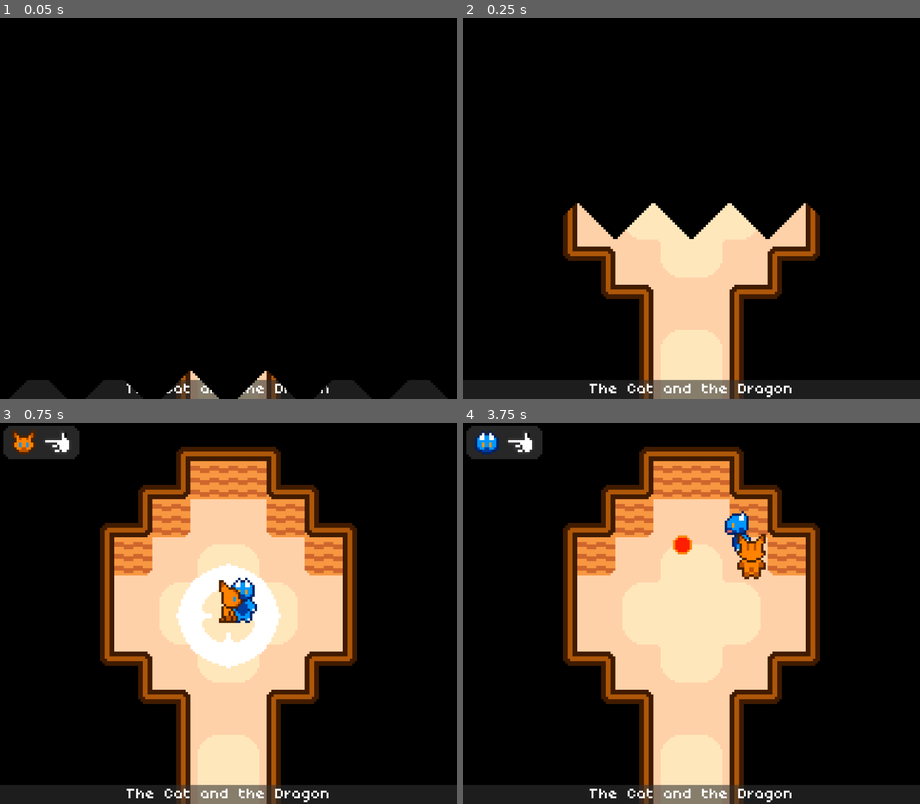
Above: before the commit, frames 1-4 (two rows, left to right).
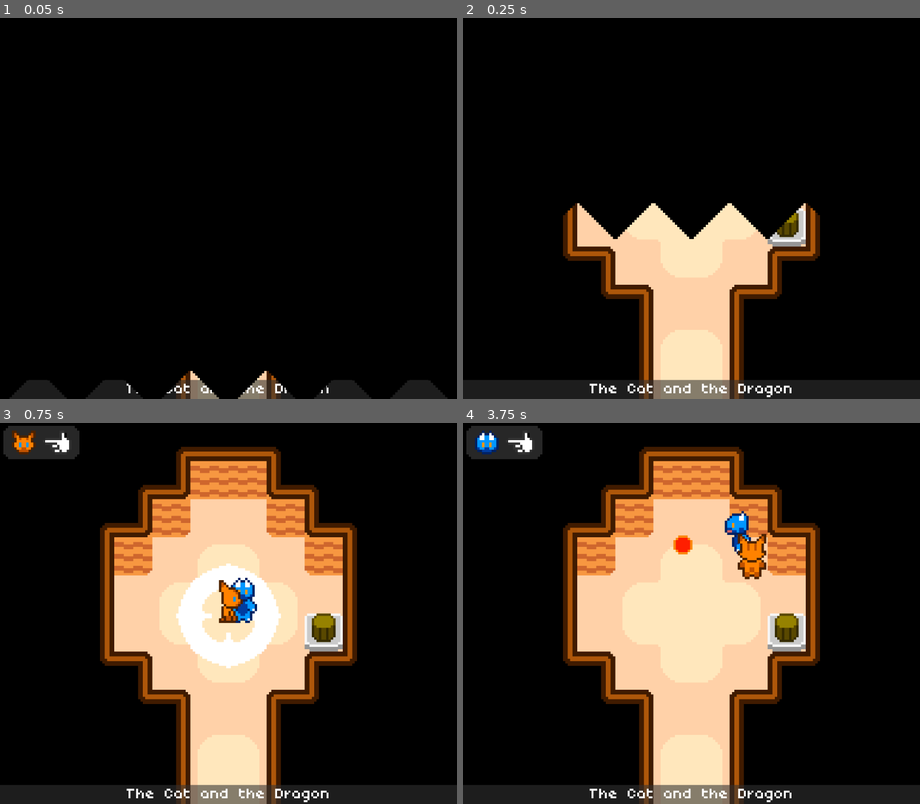
Above: after the commit, the same moments.

Repository: Team-Bunglon/katgon-dungeon
Game: Godot game, scene res://rooms/main_dungeon.tscn
The game is run twice, just before and just after one commit, with the same random seed, the same clock (stepped at 60 frames per second) and the same inputs. This scene is started directly instead of the project's main scene.
Inputs:
- Up to frame 1 (0.05 s): no input
- Up to frame 2 (0.25 s): no input
- Up to frame 3 (0.75 s): hold Right (move_right) from 0.53 s (still down); tap X (action_alt) at 0.6 s
- Up to frame 4 (3.75 s): release Right (move_right) at 1.28 s; hold Down (move_down) 1.28-2.03 s; tap one key every 0.75 s from 1.35 s: Z (action_main) V (follow_mode) C (swap_character) X (action_alt); hold Right (move_right) 2.03-2.78 s; hold Up (move_up) 2.78-3.53 s; hold Left (move_left) from 3.53 s (still down)

Frame 1 is identical in both runs. In frame 2, 0.5% of the frame differs, in the area x 66-75%, y 49-60%; in frame 3, 0.8%; in frame 4, 1.0%, in the area x 45-75%, y 29-60%.

Commit message:
ButtonSound

Diff:
--- a/objects/ash.gd
+++ /dev/null
@@ -1,5 +0,0 @@
-extends Destructible
-
-func _on_animation_tree_animation_finished(anim_name:StringName):
-	if anim_name == "destroyed":
-		queue_free()
--- a/objects/boulder.gd
+++ /dev/null
@@ -1,5 +0,0 @@
-extends Destructible
-
-func _on_animation_tree_animation_finished(anim_name:StringName):
-	if anim_name == "destroyed":
-		queue_free()
--- a/objects/button.gd
+++ b/objects/button.gd
@@ -4,12 +4,17 @@
 ## The name MUST include #num at the end and it has to be unique for the whole project.
 class_name ButtonTile
 
-@export var target_name: Array[String]
+@export var target_name: Array[String]	## The name of the target [SpikeTile] objects this button should interact with when being hit.
+@export var torch_sound: bool = false	## Play "ButtonTorch" instead of "ButtonOn" as defined in [SoundVar]
 @onready var number = get_number()
 @onready var target_node: Array[SpikeTile]
 @onready var has_pressed: bool = false
 
+var sound: String = "ButtonOn"
+
 func _ready():
+	if torch_sound:
+		sound = "ButtonTorch"
 	for n in target_name:
 		target_node.append(get_tree().get_root().find_child(n, true, false))
 	RoomVar.button_states[number] = false
@@ -17,7 +22,7 @@
 func hit():
 	$Sprite2D.frame = 1
 	if not has_pressed:
-		$ButtonOnSound.play()
+		Sound.play(sound)
 		has_pressed = true
 	RoomVar.button_states[number] = true
 	for n in target_node:
@@ -27,4 +32,4 @@
 	if "#" in name:
 		return int(name.get_slice("#",1))
 	else:
-		assert(false, "You forgot to put #int after a button name.")
+		return name.to_int()
--- a/objects/button.tscn
+++ b/objects/button.tscn
@@ -1,8 +1,7 @@
-[gd_scene load_steps=5 format=3 uid="uid://dnh8j7mw0tcny"]
+[gd_scene load_steps=4 format=3 uid="uid://dnh8j7mw0tcny"]
 
 [ext_resource type="Script" path="res://objects/button.gd" id="1_jqnhw"]
 [ext_resource type="Texture2D" uid="uid://c44tye25lg6a7" path="res://assets/sprites/button_red.png" id="2_wwbec"]
-[ext_resource type="AudioStream" uid="uid://bhif4esmslnxb" path="res://assets/audio/button_on.wav" id="3_53ipt"]
 
 [sub_resource type="RectangleShape2D" id="RectangleShape2D_yvgp7"]
 size = Vector2(16, 16)
@@ -19,6 +18,3 @@
 
 [node name="CollisionShape2D" type="CollisionShape2D" parent="."]
 shape = SubResource("RectangleShape2D_yvgp7")
-
-[node name="ButtonOnSound" type="AudioStreamPlayer" parent="."]
-stream = ExtResource("3_53ipt")
--- a/objects/button_fire.gd
+++ /dev/null
@@ -1 +0,0 @@
-extends ButtonTile
--- a/objects/button_hard.tscn
+++ b/objects/button_hard.tscn
@@ -1,8 +1,7 @@
-[gd_scene load_steps=5 format=3 uid="uid://diovs288wpi6g"]
+[gd_scene load_steps=4 format=3 uid="uid://diovs288wpi6g"]
 
 [ext_resource type="Script" path="res://objects/button.gd" id="1_lyyrr"]
 [ext_resource type="Texture2D" uid="uid://b20h7lprwueq1" path="res://assets/sprites/button_grey.png" id="2_mhyqo"]
-[ext_resource type="AudioStream" uid="uid://bhif4esmslnxb" path="res://assets/audio/button_on.wav" id="3_532en"]
 
 [sub_resource type="RectangleShape2D" id="RectangleShape2D_yvgp7"]
 size = Vector2(16, 16)
@@ -19,6 +18,3 @@
 
 [node name="CollisionShape2D" type="CollisionShape2D" parent="."]
 shape = SubResource("RectangleShape2D_yvgp7")
-
-[node name="ButtonOnSound" type="AudioStreamPlayer" parent="."]
-stream = ExtResource("3_532en")
--- a/objects/button_toggle.gd
+++ b/objects/button_toggle.gd
@@ -3,6 +3,8 @@
 
 ## Set button to active at the start
 @export var is_active: bool
+
+var sound_off: String = "ButtonOff"
 
 func _ready():
 	for n in target_name:
@@ -11,12 +13,10 @@
 	$Sprite2D.frame = 1 if is_active else 0
 
 func hit():
+	var sound_current := sound if not is_active else sound_off
 	is_active = not is_active
 	$Sprite2D.frame = 1 if is_active else 0
+	Sound.play(sound_current)
 	RoomVar.button_states[number] = is_active
-	if is_active:
-		$ButtonOnSound.play()
-	else:
-		$ButtonOffSound.play()
 	for n in target_node:
 		n.detect_button_presses()
--- a/objects/button_toggle.tscn
+++ b/objects/button_toggle.tscn
@@ -1,9 +1,7 @@
-[gd_scene load_steps=6 format=3 uid="uid://bk6b04e53a0k3"]
+[gd_scene load_steps=4 format=3 uid="uid://bk6b04e53a0k3"]
 
 [ext_resource type="Script" path="res://objects/button_toggle.gd" id="1_84rnv"]
 [ext_resource type="Texture2D" uid="uid://i4jn22gnmjty" path="res://assets/sprites/button_yellow.png" id="2_8rgoe"]
-[ext_resource type="AudioStream" uid="uid://bhif4esmslnxb" path="res://assets/audio/button_on.wav" id="3_dc276"]
-[ext_resource type="AudioStream" uid="uid://bnnfqqbypoi6" path="res://assets/audio/button_off.wav" id="4_8hdiu"]
 
 [sub_resource type="RectangleShape2D" id="RectangleShape2D_yvgp7"]
 size = Vector2(16, 16)
@@ -20,9 +18,3 @@
 
 [node name="CollisionShape2D" type="CollisionShape2D" parent="."]
 shape = SubResource("RectangleShape2D_yvgp7")
-
-[node name="ButtonOnSound" type="AudioStreamPlayer2D" parent="."]
-stream = ExtResource("3_dc276")
-
-[node name="ButtonOffSound" type="AudioStreamPlayer2D" parent="."]
-stream = ExtResource("4_8hdiu")
--- a/objects/button_fire.tscn
+++ b/objects/button_torch.tscn
@@ -1,8 +1,7 @@
-[gd_scene load_steps=14 format=3 uid="uid://4ftym1c5le2g"]
+[gd_scene load_steps=13 format=3 uid="uid://4ftym1c5le2g"]
 
-[ext_resource type="Script" path="res://objects/button_fire.gd" id="1_t3nsa"]
-[ext_resource type="Texture2D" uid="uid://bro0pjokb7aw0" path="res://assets/sprites/button_fire.png" id="2_g2h62"]
-[ext_resource type="AudioStream" uid="uid://dfrldffwgfwrh" path="res://assets/audio/button_fire.wav" id="3_tyv63"]
+[ext_resource type="Script" path="res://objects/button.gd" id="1_ife2m"]
+[ext_resource type="Texture2D" uid="uid://bro0pjokb7aw0" path="res://assets/sprites/button_fire.png" id="2_ttslv"]
 
 [sub_resource type="RectangleShape2D" id="RectangleShape2D_yvgp7"]
 size = Vector2(16, 16)
@@ -85,10 +84,11 @@
 y_sort_enabled = true
 collision_layer = 7
 collision_mask = 7
-script = ExtResource("1_t3nsa")
+script = ExtResource("1_ife2m")
+torch_sound = true
 
 [node name="Sprite2D" type="Sprite2D" parent="."]
-texture = ExtResource("2_g2h62")
+texture = ExtResource("2_ttslv")
 hframes = 2
 
 [node name="CollisionShape2D" type="CollisionShape2D" parent="."]
@@ -102,7 +102,3 @@
 [node name="AnimationTree" type="AnimationTree" parent="."]
 tree_root = SubResource("AnimationNodeStateMachine_xs3c7")
 anim_player = NodePath("../AnimationPlayer")
-
-[node name="ButtonOnSound" type="AudioStreamPlayer" parent="."]
-stream = ExtResource("3_tyv63")
-pitch_scale = 0.9
--- a/objects/destructible.gd
+++ b/objects/destructible.gd
@@ -5,13 +5,11 @@
 
 @export var boulder_sound: bool = false ## Play "DestoryBoulder" instead of "DestroyTwig" as defined in [SoundVar]
 @onready var state = $AnimationTree.get("parameters/playback")
-var sound: String = ""
+
+var sound: String = "DestroyTwig"
 
 func _ready():
-	if boulder_sound:
-		sound = "DestroyBoulder"
-	else:
-		sound = "DestroyTwig"
+	if boulder_sound: sound = "DestroyBoulder"
 
 func hit():
 	Sound.play(sound)
--- a/objects/twig.gd
+++ /dev/null
@@ -1,5 +0,0 @@
-extends Destructible
-
-func _on_animation_tree_animation_finished(anim_name:StringName):
-	if anim_name == "destroyed":
-		queue_free()
--- a/rooms/room0.tscn
+++ b/rooms/room0.tscn
@@ -4,7 +4,7 @@
 [ext_resource type="TileSet" uid="uid://vusutmqak5xg" path="res://rooms/dungeon_tileset.tres" id="1_cd0ik"]
 [ext_resource type="TileSet" uid="uid://bi56mq2i4t73y" path="res://rooms/dungeon_path.tres" id="2_p4gb7"]
 [ext_resource type="PackedScene" uid="uid://c8reqbfdrj4vu" path="res://objects/cherry.tscn" id="4_dkw6r"]
-[ext_resource type="PackedScene" uid="uid://4ftym1c5le2g" path="res://objects/button_fire.tscn" id="4_ruwb1"]
+[ext_resource type="PackedScene" uid="uid://4ftym1c5le2g" path="res://objects/button_torch.tscn" id="4_ruwb1"]
 [ext_resource type="PackedScene" uid="uid://c2hguu1bp1b0y" path="res://objects/spike.tscn" id="5_aeo56"]
 [ext_resource type="PackedScene" uid="uid://drsm3d7wcdipv" path="res://objects/pressure.tscn" id="6_hmcp2"]
 [ext_resource type="PackedScene" uid="uid://bc41dh6rchx4h" path="res://objects/spike_flame.tscn" id="7_g05f7"]
--- a/rooms/room1.tscn
+++ b/rooms/room1.tscn
@@ -1,8 +1,9 @@
-[gd_scene load_steps=5 format=3 uid="uid://phug2kug2by1"]
+[gd_scene load_steps=6 format=3 uid="uid://phug2kug2by1"]
 
 [ext_resource type="Script" path="res://rooms/room_class.gd" id="1_h4g3d"]
 [ext_resource type="TileSet" uid="uid://vusutmqak5xg" path="res://rooms/dungeon_tileset.tres" id="1_jk41v"]
 [ext_resource type="TileSet" uid="uid://bi56mq2i4t73y" path="res://rooms/dungeon_path.tres" id="2_qc86x"]
+[ext_resource type="PackedScene" uid="uid://bk6b04e53a0k3" path="res://objects/button_toggle.tscn" id="4_vp7v4"]
 
 [sub_resource type="RectangleShape2D" id="RectangleShape2D_73j6q"]
 size = Vector2(960, 800)
@@ -24,8 +25,14 @@
 layer_0/tile_data = PackedInt32Array(262149, 655362, 2, 262150, 524290, 2, 327686, 524290, 0, 327685, 655362, 0, 393221 …(191 unchanged characters)…
 
 [node name="Area2D" type="Area2D" parent="."]
+metadata/_edit_lock_ = true
 
 [node name="CollisionShape2D" type="CollisionShape2D" parent="Area2D"]
 position = Vector2(480, 400)
 shape = SubResource("RectangleShape2D_73j6q")
 debug_color = Color(0, 0.6, 0.701961, 0)
+metadata/_edit_lock_ = true
+
+[node name="ButtonToggle#0" parent="." instance=ExtResource("4_vp7v4")]
+position = Vector2(680, 440)
+scale = Vector2(5, 5)
--- a/rooms/room11.tscn
+++ b/rooms/room11.tscn
@@ -8,7 +8,7 @@
 [ext_resource type="PackedScene" uid="uid://rm5850pxwruu" path="res://objects/help.tscn" id="5_awrxv"]
 [ext_resource type="PackedScene" uid="uid://bvx7aivjbpehq" path="res://objects/spike_frostfire.tscn" id="6_ci08g"]
 [ext_resource type="PackedScene" uid="uid://dk6pyg2pn6ihp" path="res://objects/boulder.tscn" id="7_1ns2h"]
-[ext_resource type="PackedScene" uid="uid://4ftym1c5le2g" path="res://objects/button_fire.tscn" id="7_jxe8k"]
+[ext_resource type="PackedScene" uid="uid://4ftym1c5le2g" path="res://objects/button_torch.tscn" id="7_jxe8k"]
 [ext_resource type="PackedScene" uid="uid://wvp6btbsoc63" path="res://objects/ash.tscn" id="10_o5xtg"]
 [ext_resource type="AudioStream" uid="uid://cpaljekg35nfp" path="res://assets/audio/fire_on.wav" id="11_3nwxa"]
 [ext_resource type="AudioStream" uid="uid://doiw2drr8o2x1" path="res://assets/audio/fire_off.wav" id="12_0eo77"]
--- a/rooms/room12.tscn
+++ b/rooms/room12.tscn
@@ -4,7 +4,7 @@
 [ext_resource type="Script" path="res://rooms/room12.gd" id="1_wtsb0"]
 [ext_resource type="TileSet" uid="uid://bi56mq2i4t73y" path="res://rooms/dungeon_path.tres" id="2_lxvir"]
 [ext_resource type="Texture2D" uid="uid://bphw5ycklgj8g" path="res://assets/sprites/dungeon_void.png" id="3_ombvb"]
-[ext_resource type="PackedScene" uid="uid://4ftym1c5le2g" path="res://objects/button_fire.tscn" id="5_83xw7"]
+[ext_resource type="PackedScene" uid="uid://4ftym1c5le2g" path="res://objects/button_torch.tscn" id="5_83xw7"]
 [ext_resource type="PackedScene" uid="uid://drsm3d7wcdipv" path="res://objects/pressure.tscn" id="6_x2xjm"]
 [ext_resource type="PackedScene" uid="uid://c2hguu1bp1b0y" path="res://objects/spike.tscn" id="7_tec6y"]
 [ext_resource type="PackedScene" uid="uid://br07j38r86m86" path="res://objects/pawpad.tscn" id="7_u4ewx"]
--- a/rooms/room14.tscn
+++ b/rooms/room14.tscn
@@ -6,7 +6,7 @@
 [ext_resource type="Texture2D" uid="uid://bphw5ycklgj8g" path="res://assets/sprites/dungeon_void.png" id="4_i3o3n"]
 [ext_resource type="PackedScene" uid="uid://c8reqbfdrj4vu" path="res://objects/cherry.tscn" id="5_noayq"]
 [ext_resource type="PackedScene" uid="uid://bc41dh6rchx4h" path="res://objects/spike_flame.tscn" id="6_bjrxv"]
-[ext_resource type="PackedScene" uid="uid://4ftym1c5le2g" path="res://objects/button_fire.tscn" id="6_wkx04"]
+[ext_resource type="PackedScene" uid="uid://4ftym1c5le2g" path="res://objects/button_torch.tscn" id="6_wkx04"]
 [ext_resource type="PackedScene" uid="uid://c2hguu1bp1b0y" path="res://objects/spike.tscn" id="6_x8fp8"]
 [ext_resource type="PackedScene" uid="uid://cfq44csco8u8u" path="res://objects/twig.tscn" id="7_o27g4"]
 [ext_resource type="PackedScene" uid="uid://br07j38r86m86" path="res://objects/pawpad.tscn" id="9_7jqlj"]
--- a/rooms/room15.tscn
+++ b/rooms/room15.tscn
@@ -4,7 +4,7 @@
 [ext_resource type="TileSet" uid="uid://vusutmqak5xg" path="res://rooms/dungeon_tileset.tres" id="2_3tb0l"]
 [ext_resource type="TileSet" uid="uid://bi56mq2i4t73y" path="res://rooms/dungeon_path.tres" id="3_2neje"]
 [ext_resource type="TileSet" uid="uid://b40uurkmxf51p" path="res://rooms/dungeon_void.tres" id="4_6ydgi"]
-[ext_resource type="PackedScene" uid="uid://4ftym1c5le2g" path="res://objects/button_fire.tscn" id="5_org5g"]
+[ext_resource type="PackedScene" uid="uid://4ftym1c5le2g" path="res://objects/button_torch.tscn" id="5_org5g"]
 [ext_resource type="PackedScene" uid="uid://br07j38r86m86" path="res://objects/pawpad.tscn" id="6_vb6mw"]
 [ext_resource type="PackedScene" uid="uid://c2hguu1bp1b0y" path="res://objects/spike.tscn" id="7_7f1ky"]
 [ext_resource type="PackedScene" uid="uid://dnh8j7mw0tcny" path="res://objects/button.tscn" id="7_goexg"]
--- a/rooms/room17.tscn
+++ b/rooms/room17.tscn
@@ -4,7 +4,7 @@
 [ext_resource type="TileSet" uid="uid://vusutmqak5xg" path="res://rooms/dungeon_tileset.tres" id="2_35b00"]
 [ext_resource type="TileSet" uid="uid://bi56mq2i4t73y" path="res://rooms/dungeon_path.tres" id="3_gkjgo"]
 [ext_resource type="TileSet" uid="uid://b40uurkmxf51p" path="res://rooms/dungeon_void.tres" id="4_d4575"]
-[ext_resource type="PackedScene" uid="uid://4ftym1c5le2g" path="res://objects/button_fire.tscn" id="5_81k5m"]
+[ext_resource type="PackedScene" uid="uid://4ftym1c5le2g" path="res://objects/button_torch.tscn" id="5_81k5m"]
 [ext_resource type="PackedScene" uid="uid://diovs288wpi6g" path="res://objects/button_hard.tscn" id="6_mtnoc"]
 [ext_resource type="PackedScene" uid="uid://c2hguu1bp1b0y" path="res://objects/spike.tscn" id="6_oo1q6"]
 [ext_resource type="PackedScene" uid="uid://cfq44csco8u8u" path="res://objects/twig.tscn" id="7_qmp0b"]
--- a/rooms/room18.tscn
+++ b/rooms/room18.tscn
@@ -4,7 +4,7 @@
 [ext_resource type="TileSet" uid="uid://vusutmqak5xg" path="res://rooms/dungeon_tileset.tres" id="2_2l8or"]
 [ext_resource type="TileSet" uid="uid://bi56mq2i4t73y" path="res://rooms/dungeon_path.tres" id="3_uknlm"]
 [ext_resource type="TileSet" uid="uid://b40uurkmxf51p" path="res://rooms/dungeon_void.tres" id="4_wtfex"]
-[ext_resource type="PackedScene" uid="uid://4ftym1c5le2g" path="res://objects/button_fire.tscn" id="5_kp4ff"]
+[ext_resource type="PackedScene" uid="uid://4ftym1c5le2g" path="res://objects/button_torch.tscn" id="5_kp4ff"]
 [ext_resource type="PackedScene" uid="uid://dk6pyg2pn6ihp" path="res://objects/boulder.tscn" id="7_a2hiq"]
 [ext_resource type="PackedScene" uid="uid://c2hguu1bp1b0y" path="res://objects/spike.tscn" id="7_f0mt8"]
 [ext_resource type="PackedScene" uid="uid://c8reqbfdrj4vu" path="res://objects/cherry.tscn" id="7_ofl64"]
--- a/rooms/room20.tscn
+++ b/rooms/room20.tscn
@@ -4,7 +4,7 @@
 [ext_resource type="TileSet" uid="uid://vusutmqak5xg" path="res://rooms/dungeon_tileset.tres" id="2_dgvn2"]
 [ext_resource type="TileSet" uid="uid://bi56mq2i4t73y" path="res://rooms/dungeon_path.tres" id="3_a4ljb"]
 [ext_resource type="Texture2D" uid="uid://bphw5ycklgj8g" path="res://assets/sprites/dungeon_void.png" id="4_tbr2w"]
-[ext_resource type="PackedScene" uid="uid://4ftym1c5le2g" path="res://objects/button_fire.tscn" id="5_4esi2"]
+[ext_resource type="PackedScene" uid="uid://4ftym1c5le2g" path="res://objects/button_torch.tscn" id="5_4esi2"]
 [ext_resource type="PackedScene" uid="uid://bvx7aivjbpehq" path="res://objects/spike_frostfire.tscn" id="6_bpp3s"]
 [ext_resource type="PackedScene" uid="uid://dnh8j7mw0tcny" path="res://objects/button.tscn" id="6_mhx77"]
 [ext_resource type="PackedScene" uid="uid://bc41dh6rchx4h" path="res://objects/spike_flame.tscn" id="6_qhu2e"]
--- a/rooms/room23.tscn
+++ b/rooms/room23.tscn
@@ -6,7 +6,7 @@
 [ext_resource type="Texture2D" uid="uid://bphw5ycklgj8g" path="res://assets/sprites/dungeon_void.png" id="4_7bjmx"]
 [ext_resource type="TileSet" uid="uid://t3me364u1xos" path="res://rooms/dungeon_number.tres" id="5_0f23k"]
 [ext_resource type="PackedScene" uid="uid://bc41dh6rchx4h" path="res://objects/spike_flame.tscn" id="6_hdlvc"]
-[ext_resource type="PackedScene" uid="uid://4ftym1c5le2g" path="res://objects/button_fire.tscn" id="7_da641"]
+[ext_resource type="PackedScene" uid="uid://4ftym1c5le2g" path="res://objects/button_torch.tscn" id="7_da641"]
 [ext_resource type="PackedScene" uid="uid://bvx7aivjbpehq" path="res://objects/spike_frostfire.tscn" id="7_gpudb"]
 [ext_resource type="PackedScene" uid="uid://cfq44csco8u8u" path="res://objects/twig.tscn" id="7_q8e2o"]
 [ext_resource type="PackedScene" uid="uid://bk6b04e53a0k3" path="res://objects/button_toggle.tscn" id="8_oyij5"]
--- a/rooms/room24.tscn
+++ b/rooms/room24.tscn
@@ -12,7 +12,7 @@
 [ext_resource type="PackedScene" uid="uid://bvx7aivjbpehq" path="res://objects/spike_frostfire.tscn" id="7_g6o6x"]
 [ext_resource type="PackedScene" uid="uid://drsm3d7wcdipv" path="res://objects/pressure.tscn" id="8_8r5pp"]
 [ext_resource type="PackedScene" uid="uid://c2hguu1bp1b0y" path="res://objects/spike.tscn" id="8_63fvm"]
-[ext_resource type="PackedScene" uid="uid://4ftym1c5le2g" path="res://objects/button_fire.tscn" id="9_ewmyn"]
+[ext_resource type="PackedScene" uid="uid://4ftym1c5le2g" path="res://objects/button_torch.tscn" id="9_ewmyn"]
 [ext_resource type="PackedScene" uid="uid://ddcretk1ehd4p" path="res://objects/ledge.tscn" id="9_impcu"]
 [ext_resource type="PackedScene" uid="uid://bc41dh6rchx4h" path="res://objects/spike_flame.tscn" id="13_3r372"]
 [ext_resource type="AudioStream" uid="uid://cpaljekg35nfp" path="res://assets/audio/fire_on.wav" id="15_fb6t3"]
--- a/rooms/room7.tscn
+++ b/rooms/room7.tscn
@@ -5,7 +5,7 @@
 [ext_resource type="TileSet" uid="uid://bi56mq2i4t73y" path="res://rooms/dungeon_path.tres" id="2_rft8w"]
 [ext_resource type="Texture2D" uid="uid://bphw5ycklgj8g" path="res://assets/sprites/dungeon_void.png" id="3_8lar8"]
 [ext_resource type="PackedScene" uid="uid://dk6pyg2pn6ihp" path="res://objects/boulder.tscn" id="4_8tqqc"]
-[ext_resource type="PackedScene" uid="uid://4ftym1c5le2g" path="res://objects/button_fire.tscn" id="5_kk81d"]
+[ext_resource type="PackedScene" uid="uid://4ftym1c5le2g" path="res://objects/button_torch.tscn" id="5_kk81d"]
 [ext_resource type="PackedScene" uid="uid://rm5850pxwruu" path="res://objects/help.tscn" id="5_vha1n"]
 [ext_resource type="PackedScene" uid="uid://c2hguu1bp1b0y" path="res://objects/spike.tscn" id="6_8nhy6"]
 [ext_resource type="PackedScene" uid="uid://wvp6btbsoc63" path="res://objects/ash.tscn" id="9_g1kds"]
--- a/rooms/room8.tscn
+++ b/rooms/room8.tscn
@@ -5,7 +5,7 @@
 [ext_resource type="TileSet" uid="uid://bi56mq2i4t73y" path="res://rooms/dungeon_path.tres" id="2_ek2qt"]
 [ext_resource type="TileSet" uid="uid://b40uurkmxf51p" path="res://rooms/dungeon_void.tres" id="3_ew633"]
 [ext_resource type="PackedScene" uid="uid://rm5850pxwruu" path="res://objects/help.tscn" id="5_aql1y"]
-[ext_resource type="PackedScene" uid="uid://4ftym1c5le2g" path="res://objects/button_fire.tscn" id="8_wnsp2"]
+[ext_resource type="PackedScene" uid="uid://4ftym1c5le2g" path="res://objects/button_torch.tscn" id="8_wnsp2"]
 [ext_resource type="PackedScene" uid="uid://c2hguu1bp1b0y" path="res://objects/spike.tscn" id="8_y40e7"]
 [ext_resource type="PackedScene" uid="uid://drsm3d7wcdipv" path="res://objects/pressure.tscn" id="10_3w28h"]
 [ext_resource type="PackedScene" uid="uid://wvp6btbsoc63" path="res://objects/ash.tscn" id="11_jym8i"]
--- a/rooms/room9.tscn
+++ b/rooms/room9.tscn
@@ -6,7 +6,7 @@
 [ext_resource type="TileSet" uid="uid://b40uurkmxf51p" path="res://rooms/dungeon_void.tres" id="3_xxuic"]
 [ext_resource type="PackedScene" uid="uid://rm5850pxwruu" path="res://objects/help.tscn" id="5_uxb78"]
 [ext_resource type="PackedScene" uid="uid://c2hguu1bp1b0y" path="res://objects/spike.tscn" id="8_nq3ne"]
-[ext_resource type="PackedScene" uid="uid://4ftym1c5le2g" path="res://objects/button_fire.tscn" id="9_jyo0q"]
+[ext_resource type="PackedScene" uid="uid://4ftym1c5le2g" path="res://objects/button_torch.tscn" id="9_jyo0q"]
 [ext_resource type="AudioStream" uid="uid://bd2sbmvr60emn" path="res://assets/audio/spike_on.wav" id="9_kmn43"]
 [ext_resource type="AudioStream" uid="uid://67hdb7qiceqm" path="res://assets/audio/spike_off.wav" id="10_6bybd"]
 [ext_resource type="PackedScene" uid="uid://bk6b04e53a0k3" path="res://objects/button_toggle.tscn" id="11_bkslp"]
--- a/rooms/room_template.tscn
+++ b/rooms/room_template.tscn
@@ -6,7 +6,7 @@
 [ext_resource type="Texture2D" uid="uid://bphw5ycklgj8g" path="res://assets/sprites/dungeon_void.png" id="3_11atd"]
 [ext_resource type="PackedScene" uid="uid://rm5850pxwruu" path="res://objects/help.tscn" id="5_gmhuq"]
 [ext_resource type="PackedScene" uid="uid://c8reqbfdrj4vu" path="res://objects/cherry.tscn" id="6_eviwd"]
-[ext_resource type="PackedScene" uid="uid://4ftym1c5le2g" path="res://objects/button_fire.tscn" id="6_fiotd"]
+[ext_resource type="PackedScene" uid="uid://4ftym1c5le2g" path="res://objects/button_torch.tscn" id="6_fiotd"]
 [ext_resource type="PackedScene" uid="uid://dnh8j7mw0tcny" path="res://objects/button.tscn" id="7_hfiew"]
 [ext_resource type="PackedScene" uid="uid://c2hguu1bp1b0y" path="res://objects/spike.tscn" id="7_odtwb"]
 [ext_resource type="PackedScene" uid="uid://dk6pyg2pn6ihp" path="res://objects/boulder.tscn" id="8_xw17f"]
